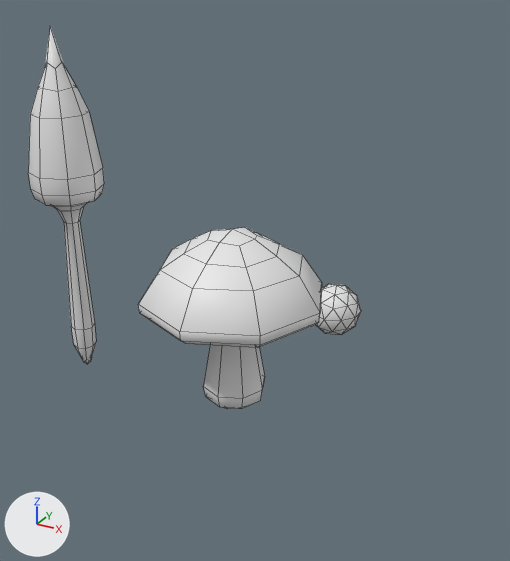
A saved change to the FBX model res/model/mushroom.fbx.
Before and after are seen from a camera (50 mm lens) standing at (0.0334, -0.0561, 0.0437) and looking at (-0.0013, 0.0069, 0.0122). The axes (+X, +Y, +Z) are drawn at lower left. The lights are the same throughout. Mesh edges are drawn as thin lines. Where no turn or scale is listed for an object, it has been applied to the vertices.

The scene before the commit, as lines of its bpy script (objects in view):
```python
me_iiicosphere = bpy.data.meshes.new('IIIcosphere')
me_iiicosphere.from_pydata(...)  # an icosphere of 80 faces spanning x -0.00349..0.00349, y -0.00367..0.00367, z -0.00367..0.00367
me_mushroom = bpy.data.meshes.new('mushroom')
me_mushroom.from_pydata(...)  # 98 vertices, 96 faces; spans x -0.0096..0.0096, y -0.0096..0.0096, z 0.0004..0.0206
me_mushroom_mesh_2 = bpy.data.meshes.new('mushroom_mesh_2')
me_mushroom_mesh_2.from_pydata(...)  # 98 vertices, 96 faces; spans x -0.0039..0.0039, y -0.0039..0.0039, z -0.0004..0.0386
ob_big_mushroom = bpy.data.objects.new('big_mushroom', me_mushroom_mesh_2)
ob_big_mushroom.location = (-0.0209, 0.0, 0.0)
ob_icosphere = bpy.data.objects.new('Icosphere', me_iiicosphere)
ob_icosphere.location = (0.0, 0.0279, 0.0)
ob_mushroom = bpy.data.objects.new('mushroom', me_mushroom)
ob_mushroom.location = (0.0, 0.0, 0.0)
```
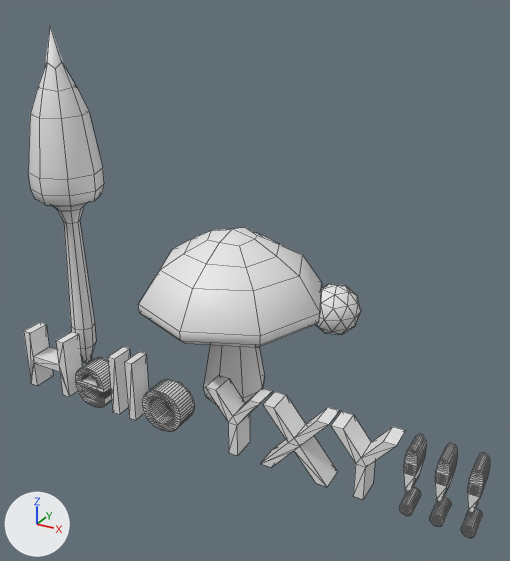
Location of each change, (x1, y1, x2, y2) in pixels of the pictures (510 x 561 px):
'Text', added
    after: (24, 322, 490, 537)

Edits to the bpy script that builds the scene:
```text
Add me_text:
    me_text.from_pydata(...)  # 1222 vertices, 1785 faces; spans x 0.0008..0.0513, y 0.0..0.0025, z -0.0001..0.0069
Add ob_text:
    ob_text = bpy.data.objects.new('Text', me_text)
    ob_text.location = (-0.0238, -0.0071, 0.0)
```
